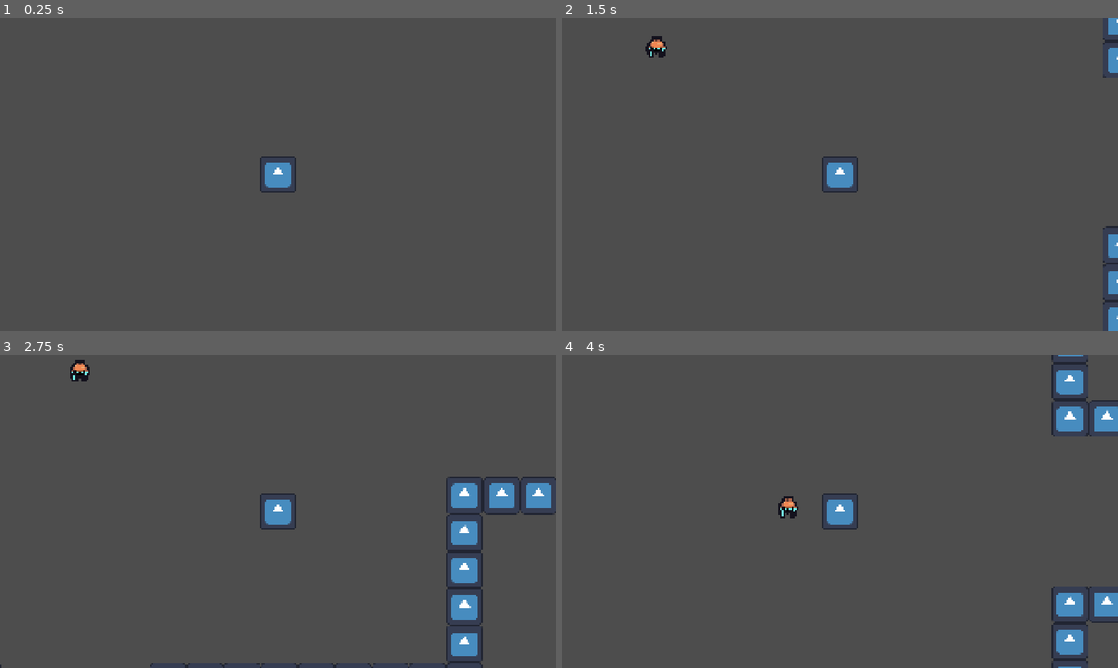
Above: before the commit, frames 1-4 (two rows, left to right).
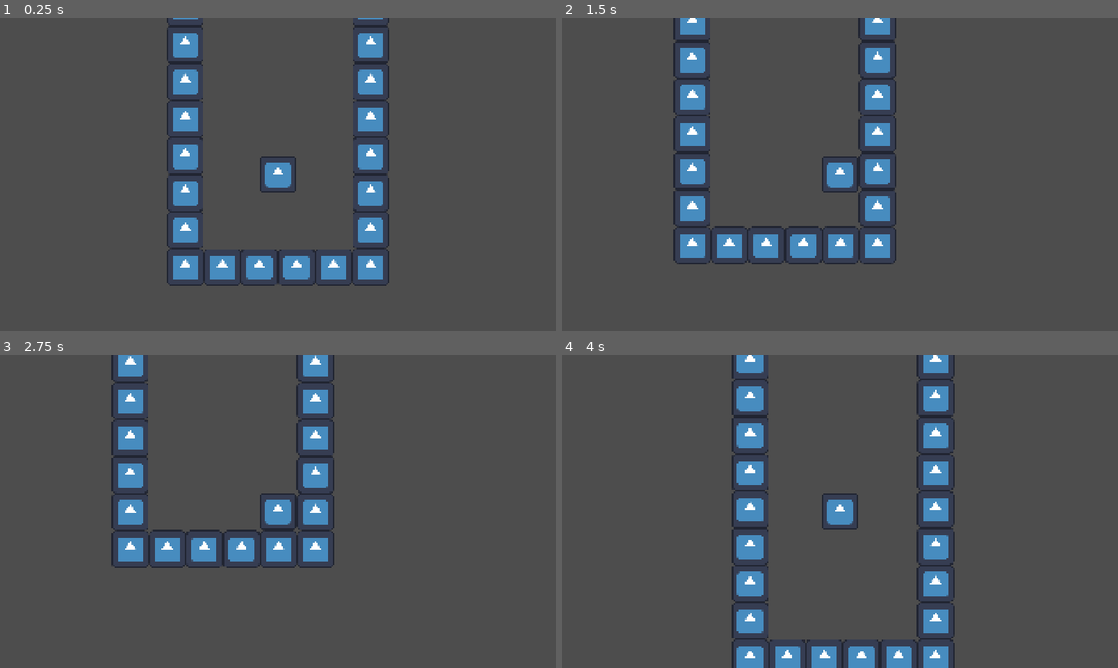
Above: after the commit, the same moments.

Repository: NicholasNg380/GameJame-2026
Game: Godot game, scene res://Scenes/Levels/World.tscn
The game is run twice, just before and just after one commit, with the same random seed, the same clock (stepped at 60 frames per second) and the same inputs. Before the commit the project starts from res://Scenes/Levels/Room1.tscn. The engine's default icon, where the game draws it, is replaced by a stand-in: a white triangle on a blue panel in a dark square.
Inputs:
- Up to frame 1 (0.25 s): no input
- Up to frame 2 (1.5 s): hold D (right) 0.53-1.28 s; hold S (down) from 1.28 s (still down)
- Up to frame 3 (2.75 s): release S (down) at 2.03 s; hold D (right) from 2.03 s (still down)
- Up to frame 4 (4 s): release D (right) at 2.78 s; hold W (up) 2.78-3.53 s; hold A (left) from 3.53 s (still down)

The runs differ from the first frame. In frame 1, 7.7% of the frame differs, in the area x 30-70%, y 0-86%; in frame 2, 8.8%; in frame 3, 11%; in frame 4, 12%, in the area x 30-100%, y 0-100%.

Commit message:
Set World as Main Scene

Diff:
--- a/Scenes/Levels/Room1.tscn
+++ b/Scenes/Levels/Room1.tscn
@@ -1,7 +1,6 @@
 [gd_scene format=4 uid="uid://curkhkvtdufhy"]
 
 [ext_resource type="PackedScene" uid="uid://lbb18ium25nn" path="res://Tileset/tile_map.tscn" id="1_o6lan"]
-[ext_resource type="PackedScene" uid="uid://j3ilpa66a2iw" path="res://Scenes/Objects/player.tscn" id="2_me5mj"]
 [ext_resource type="PackedScene" uid="uid://u7gpcslf1xmy" path="res://Scenes/Objects/Enemy.tscn" id="3_me5mj"]
 
 [node name="RoomStart" type="Node2D" unique_id=203248451]
@@ -9,7 +8,5 @@
 [node name="TileMap" parent="." unique_id=1914282033 instance=ExtResource("1_o6lan")]
 tile_map_data = PackedByteArray("AAD1//j/AAAAAAAAAQD1//n/AAAAAAAAAQD1//r/AAAAAAAAAQD1//v/AAAAAAAAAQD1//z/AAAAAAAAAQD1// …(1328 unchanged characters)…
 
-[node name="Player" parent="." unique_id=2130104624 instance=ExtResource("2_me5mj")]
-
 [node name="Enemy" parent="." unique_id=1258840285 instance=ExtResource("3_me5mj")]
 position = Vector2(-596, -654)
--- a/Scenes/Levels/RoomStart.tscn
+++ b/Scenes/Levels/RoomStart.tscn
@@ -1,11 +1,8 @@
 [gd_scene format=4 uid="uid://brfu7bf3slm48"]
 
 [ext_resource type="PackedScene" uid="uid://lbb18ium25nn" path="res://Tileset/tile_map.tscn" id="1_60lb5"]
-[ext_resource type="PackedScene" uid="uid://j3ilpa66a2iw" path="res://Scenes/Objects/player.tscn" id="1_spvsr"]
 
 [node name="RoomStart" type="Node2D" unique_id=203248451]
 
 [node name="TileMap" parent="." unique_id=1914282033 instance=ExtResource("1_60lb5")]
 tile_map_data = PackedByteArray("AAD9/wIAAAAAAAAAAQD+/wIAAAAAAAAAAQD//wIAAAAAAAAAAQAAAAIAAAAAAAAAAQABAAIAAAAAAAAAAQACAA …(336 unchanged characters)…
-
-[node name="Player" parent="." unique_id=2130104624 instance=ExtResource("1_spvsr")]
--- a/Scenes/Levels/World.tscn
+++ b/Scenes/Levels/World.tscn
@@ -1,7 +1,10 @@
 [gd_scene format=3 uid="uid://b2mo1tqwb87av"]
 
 [ext_resource type="PackedScene" uid="uid://j3ilpa66a2iw" path="res://Scenes/Objects/player.tscn" id="1_5cjrv"]
+[ext_resource type="PackedScene" uid="uid://brfu7bf3slm48" path="res://Scenes/Levels/RoomStart.tscn" id="2_w0a6n"]
 
 [node name="World" type="Node2D" unique_id=586736019]
 
-[node name="CharacterBody2D" parent="." unique_id=2130104624 instance=ExtResource("1_5cjrv")]
+[node name="Player" parent="." unique_id=2130104624 instance=ExtResource("1_5cjrv")]
+
+[node name="RoomStart" parent="." unique_id=203248451 instance=ExtResource("2_w0a6n")]
--- a/project.godot
+++ b/project.godot
@@ -11,7 +11,7 @@
 [application]
 
 config/name="New Game Project"
-run/main_scene="uid://curkhkvtdufhy"
+run/main_scene="uid://b2mo1tqwb87av"
 config/features=PackedStringArray("4.7", "Forward Plus")
 config/icon="res://Assets/icon.svg"
 <<<<<<<HEADrun/main_scene="uid://coar0w52ewb50"
